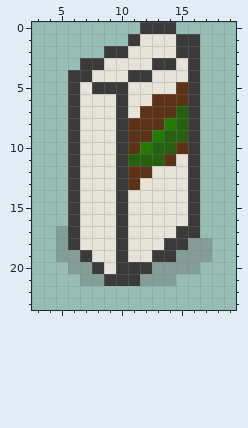
Two states of a pixel-art sprite, src/img/dishes/chocolate-soy-milk.png. That is the earlier state.
The file is 24x24 pixels. Colours within 5 levels of each other are drawn and written as one. Shown: x 3..19, y 0..23.
The same view after the edit:
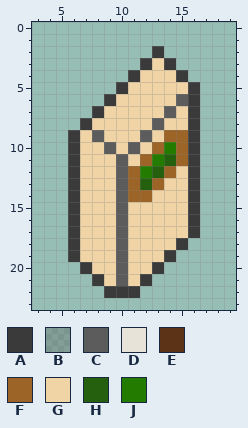
Palette (. is transparent): A #3a3a3a  B #5353534d  C #5c5c5c  D #e8e3d9  E #5c3317  F #9c6527  G #f0d4a6  H #25600f  J #237c00
What changed:
@@ x 3..19 @@
- 0 .........AAA.....
- 1 ........ADDDAA...
- 2 ......AADDDDAA...
- 3 ....AADDDDAADA...
- 4 ...AADDDAADDDA...
- 5 ...ADAAADDDDEA...
- 6 ...ADDDADDEEEA...
- 7 ...ADDDADEEEHA...
- 8 ...ADDDAEEEJHA...
- 9 ...ADDDAEEJHHA...
-10 ...ADDDAEJHHEA...
-11 ...ADDDAHHHEDA...
-12 ...ADDDAEEDDDA...
-13 ...ADDDAEDDDDA...
-14 ...ADDDADDDDDA...
-15 ...ADDDADDDDDA...
-16 ...ADDDADDDDDA...
-17 ..BADDDADDDDAA...
-18 ..BADDDADDDAABB..
-19 ..BBADDADDAABBB..
-20 ...BBADAAABBBB...
-21 ....BBAAABBB.....
-22 .................
+ 0 .................
+ 1 .................
+ 2 ..........A......
+ 3 .........AGA.....
+ 4 ........AGGGA....
+ 5 .......AGGGGGA...
+ 6 ......AGGGGGCA...
+ 7 .....AGGGGGCGA...
+ 8 ....AGGGGGCGGA...
+ 9 ...AGCGGGCGFFA...
+10 ...AGGCGCGFJFA...
+11 ...AGGGCGFJHFA...
+12 ...AGGGCFJHFGA...
+13 ...AGGGCFHFGGA...
+14 ...AGGGCFFGGGA...
+15 ...AGGGCGGGGGA...
+16 ...AGGGCGGGGGA...
+17 ...AGGGCGGGGGA...
+18 ...AGGGCGGGGA....
+19 ...AGGGCGGGA.....
+20 ....AGGCGGA......
+21 .....AGCGA.......
+22 ......AAA........
 23 .................
